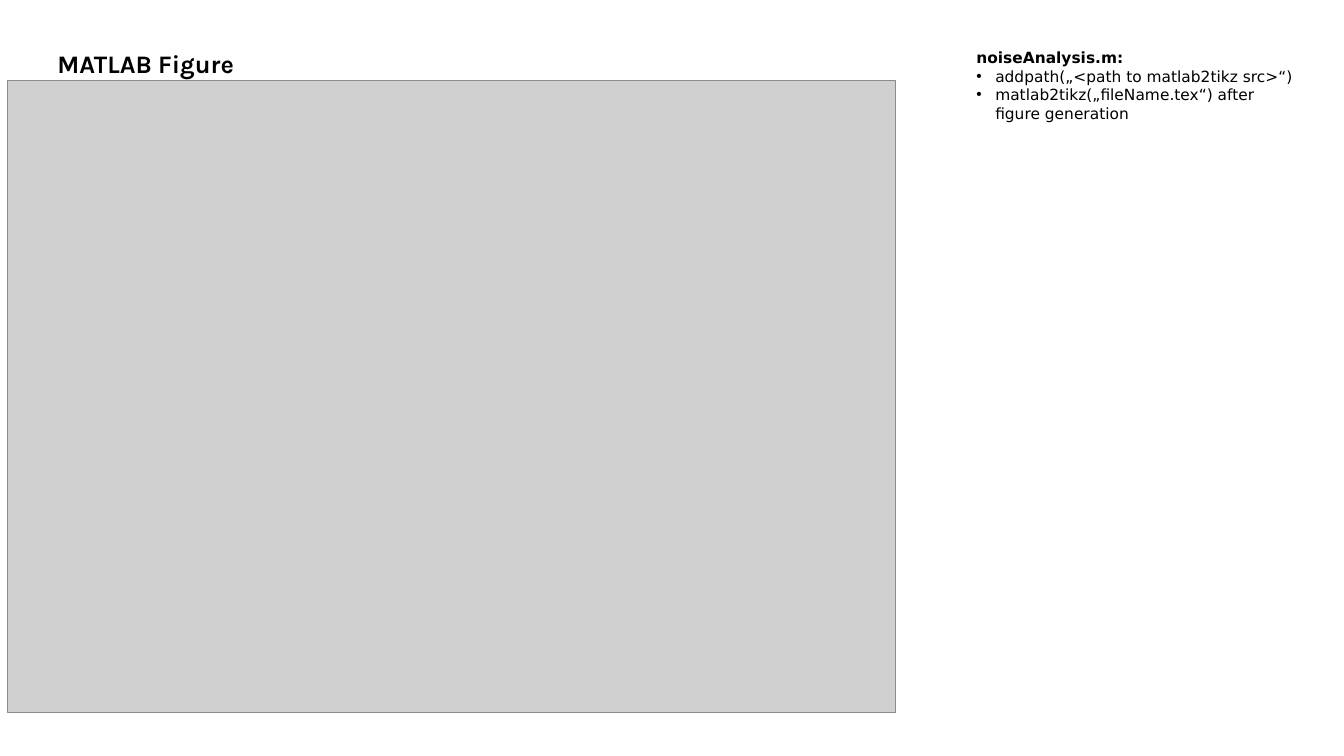
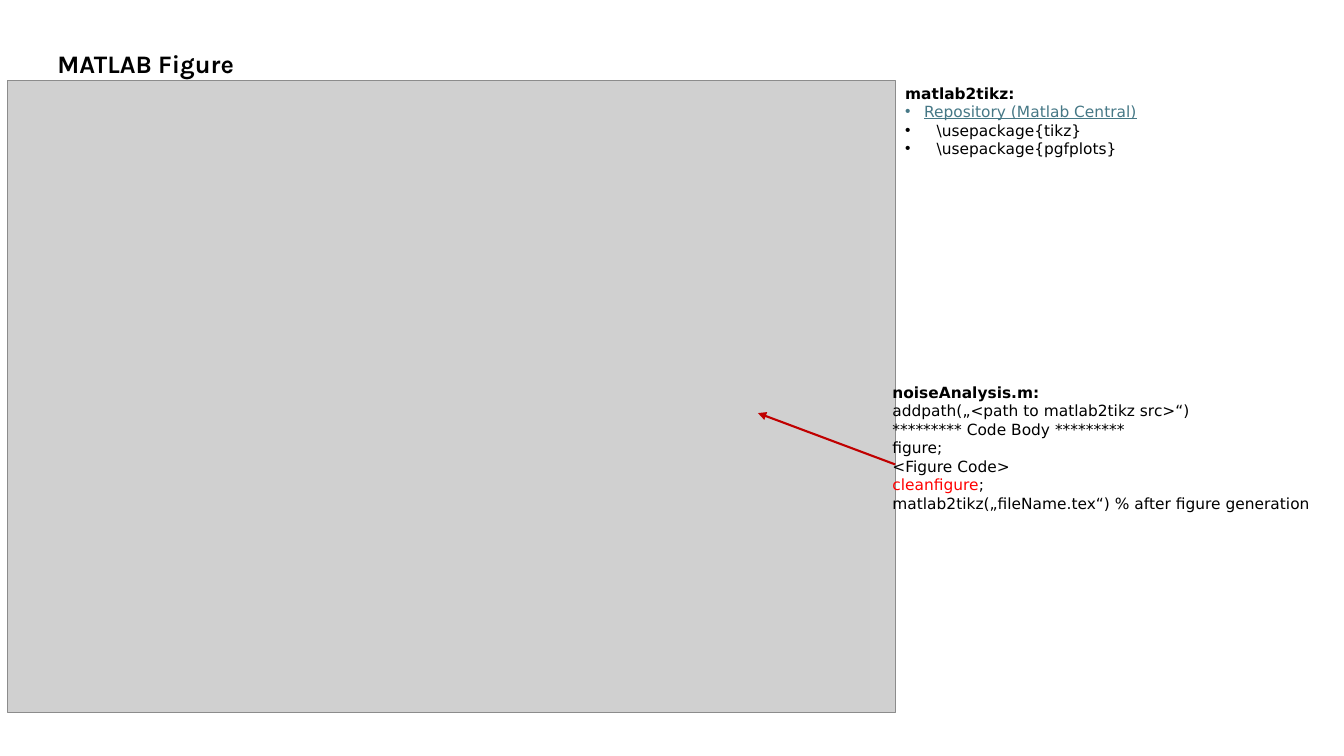
Before and after one commit to average-engineer/TikZ_GAMM, a slide deck: slide 17 of tikzVortrag.pptx (slide 11 before the commit). Drawn at 1344x756 pixels with LibreOffice and Linux fonts; fonts in the diff are those of the drawing; grey boxes stand for pictures. Boxes give left, top, right and bottom in pixels: in the first picture for what was removed or moved away, otherwise in the second. Text is boxed around its words. In the diff, an @@ line names an element or a change of style, - is before the commit and + after.

```diff
--- a/tikzVortrag.pptx
+++ b/tikzVortrag.pptx
@@ text added at bbox=[905, 87, 1136, 158], 11 pt, text #000000 @@
+matlab2tikz:
+• Repository (Matlab Central)
+• \usepackage{tikz}
+• \usepackage{pgfplots}
@@ text "noiseAnalysis.m:": place and size @@
-text "noiseAnalysis.m:" at bbox=[976, 51, 1292, 123]
+text "noiseAnalysis.m:" at bbox=[892, 385, 1310, 513]
@@ arrow added from (895, 465) to (758, 413), #C00000 1.5 pt @@
@@ text at bbox=[892, 404, 1189, 421]: bullet • to none @@
@@ text at bbox=[892, 423, 1310, 513]: text changed @@
-• matlab2tikz(„fileName.tex“) after figure generation
+********* Code Body *********
+figure;
+<Figure Code>
+cleanfigure;
+matlab2tikz(„fileName.tex“) % after figure generation
```
Also in this commit, not shown: 7 slides added, 11 other files.
